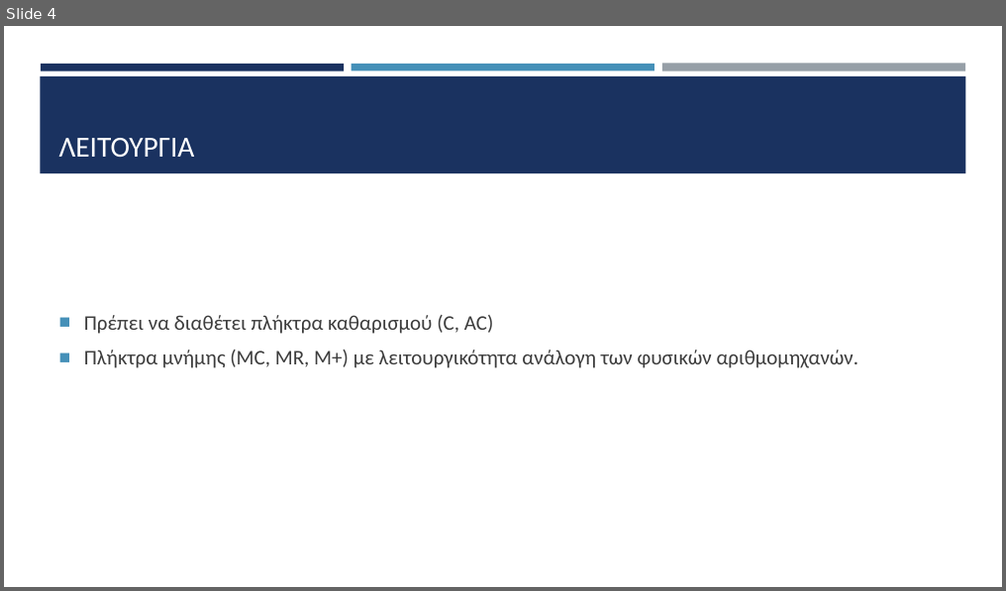
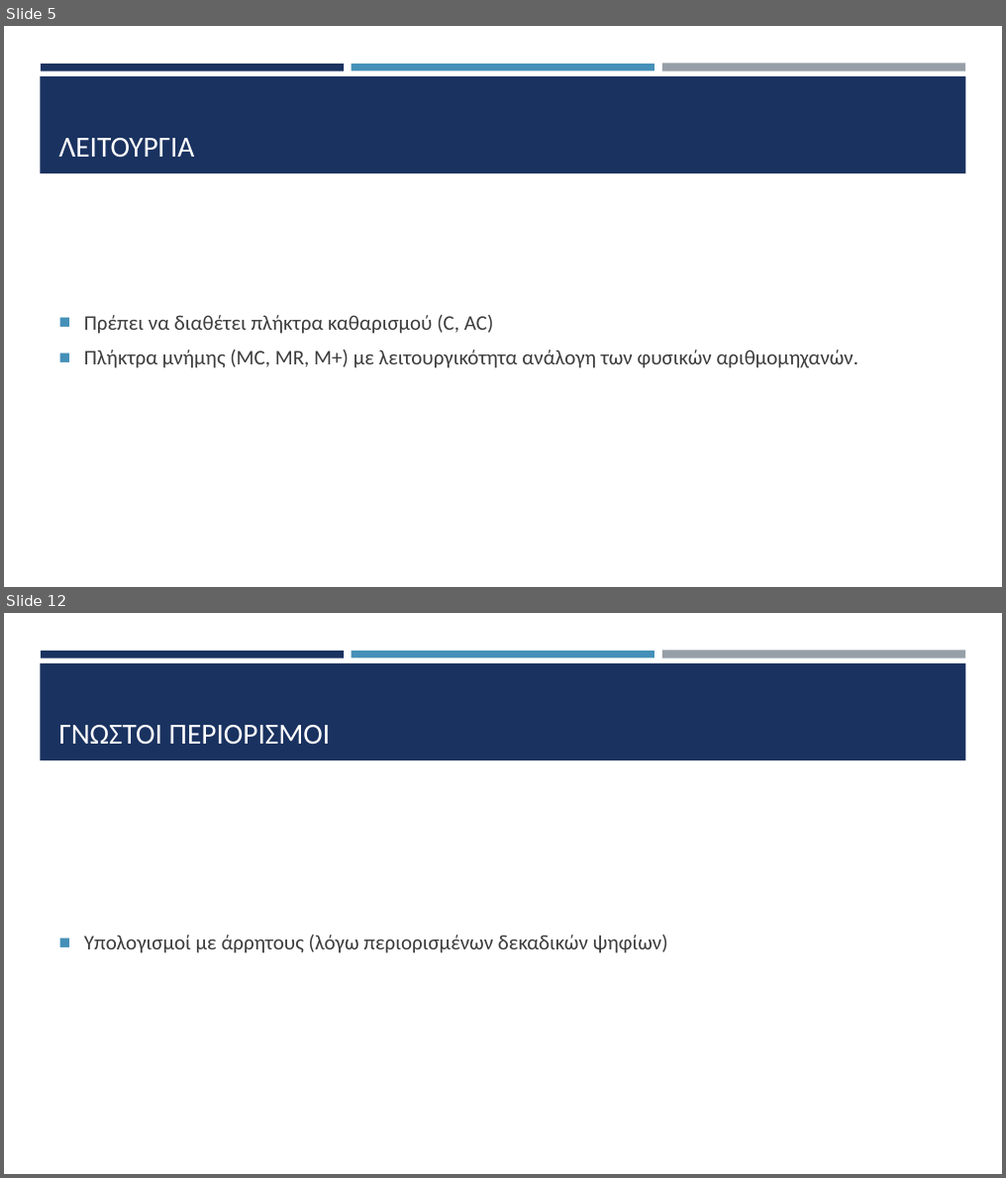
Before and after one commit to HLE47-GROUP03/Scientific_Calculator, a slide deck: sci_calc_main/documentation/Παρουσίαση.pptx. Shown one above the other, each under a label of ours: slide 4 before the commit, slides 5 and 12 after it; the slides between them are not shown. The pictures are 1006x591 and 1006x1178 pixels, drawn with LibreOffice and Linux fonts; fonts in the diff are those of the drawing. Boxes give left, top, right and bottom in pixels: in the first picture for what was removed or moved away, otherwise in the second. Text is boxed around its words. In the diff, an @@ line names an element or a change of style, - is before the commit and + after.

```diff
--- a/sci_calc_main/documentation/Παρουσίαση.pptx
+++ b/sci_calc_main/documentation/Παρουσίαση.pptx
@@ slide 12 added at [4,613,1002,1174], background #FFFFFF; not listed: 4 template elements that a slide beside it also shows @@
@@ title added at [59,725,331,745], 28 pt, text #FFFFFF @@
+ΓΝΩΣΤΟΙ ΠΕΡΙΟΡΙΣΜΟΙ
@@ text added at [84,935,668,954], 20 pt, text #3D3D3D @@
+■ Υπολογισμοί με άρρητους (λόγω περιορισμένων δεκαδικών ψηφίων)
@@ what was slide 4 is now slide 5 @@
```
Also in this commit, not shown: 4 slides changed, 17 other slides added, 1 slide removed, 1 other file.
